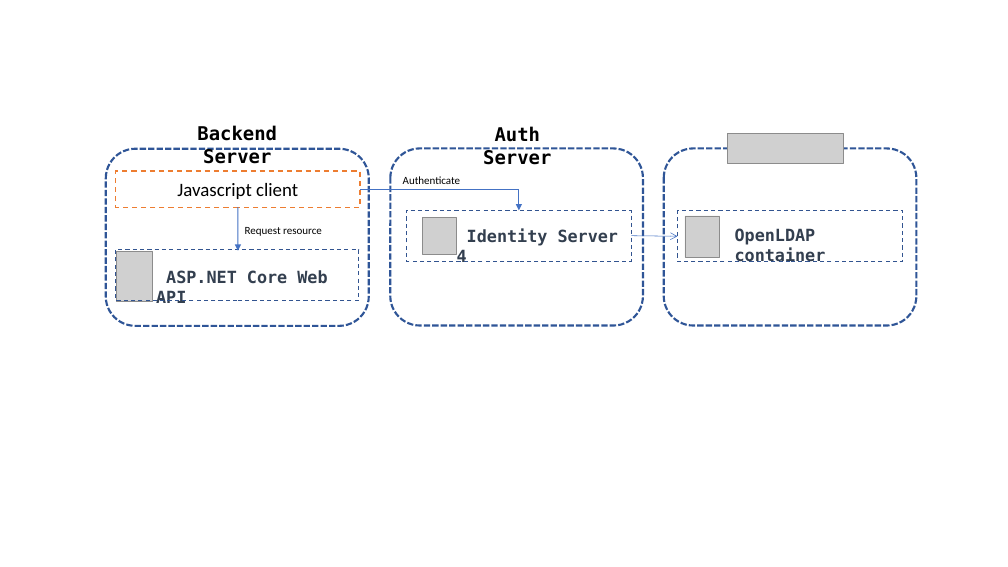
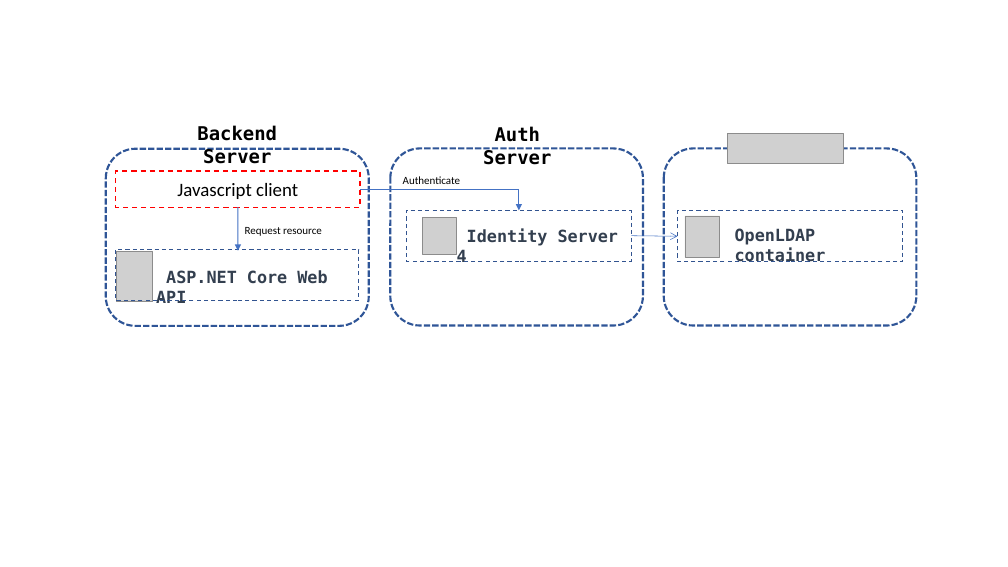
Before and after one commit to KarateJB/AspNetCore.IdentityServer4.Sample, a slide deck: slide 1 of doc/Architecture.pptx. Drawn at 1008x567 pixels with LibreOffice and Linux fonts; fonts in the diff are those of the drawing; grey boxes stand for pictures. Boxes give left, top, right and bottom in pixels: in the first picture for what was removed or moved away, otherwise in the second. Text is boxed around its words. In the diff, an @@ line names an element or a change of style, - is before the commit and + after.

```diff
--- a/doc/Architecture.pptx
+++ b/doc/Architecture.pptx
@@ rectangle "Javascript client" at [116,171,360,207]: outline #ED7D31 1.25 pt dashed to #FF0000 1.25 pt dashed @@
```
Also in this commit, not shown: 2 other files.
